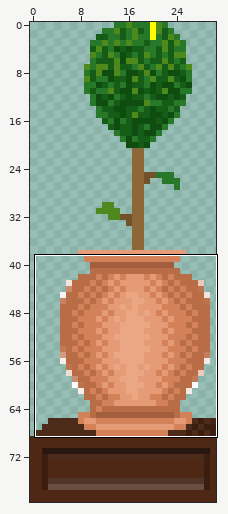
File history of a sprite sheet, img/scenes/Hotel-plant-2x.png. The picture above shows the old version from afar; the outline marks the close-up.
Close-up. Before:
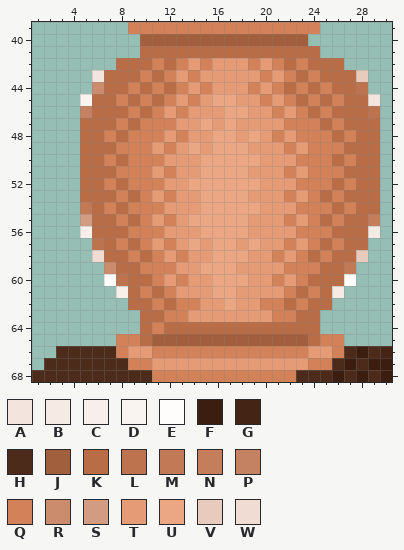
The file is 62x160 pixels, drawn in blocks of 2x2; one block is one cell here. Pixels under 10% opacity are left out. Colours within 5 levels of each other are drawn and written as one. Shown: x 1..30, y 39..68.
Palette (. is transparent): A #f3e4dd  B #f6eae4  C #f8efeb  D #faf4f1  E #fefdfc  F #3c1e10  G #432415  H #4c2b1b  J #a25f3d  K #b96d47  L #bc734e  M #c17956  N #c47e5c  P #c58262  Q #d28158  R #ca8c6d  S #d29c82  T #e49b76  U #eba784  V #e8cbbc  W #f0dcd3
The result:
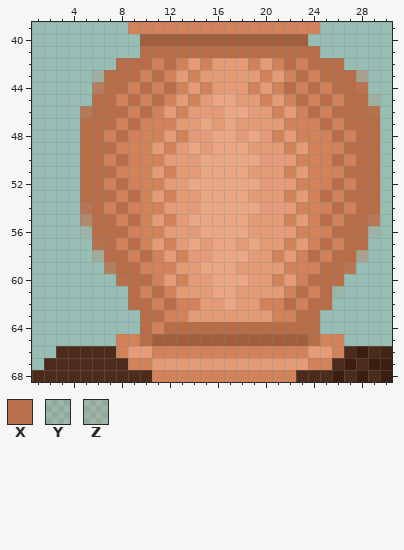
Colours new in this view: X #ba6e48f6  Y #c1744c1d  Z #c5774f27
Edits made:
colour A: #f3e4dd -> #c3754d31
colour M: #c17956 -> #bc6f49ed
colour N: #c47e5c -> #be714be7
colour P: #c58262 -> #bb6e48db
colour R: #ca8c6d -> #bd704acd
colour S: #d29c82 -> #be714bb1
colour V: #e8cbbc -> #c2744d60
colour W: #f0dcd3 -> #c1734c3f
Changed rows in their new state; - is a pixel that keeps its letter.
first column x 5:
45 .------------------------
46 ------------------------X
first column x 5:
56 Y-----------------------Z
57 -X-----------------------
60 --.X------------------.--
61 ---.-----------------Y---
Where, in picture pixels (left, top, right, bottom), the same in both close-ups:
changed: (80, 70, 104, 118)
changed: (356, 70, 380, 118)
changed: (80, 202, 128, 298)
changed: (332, 214, 380, 298)
